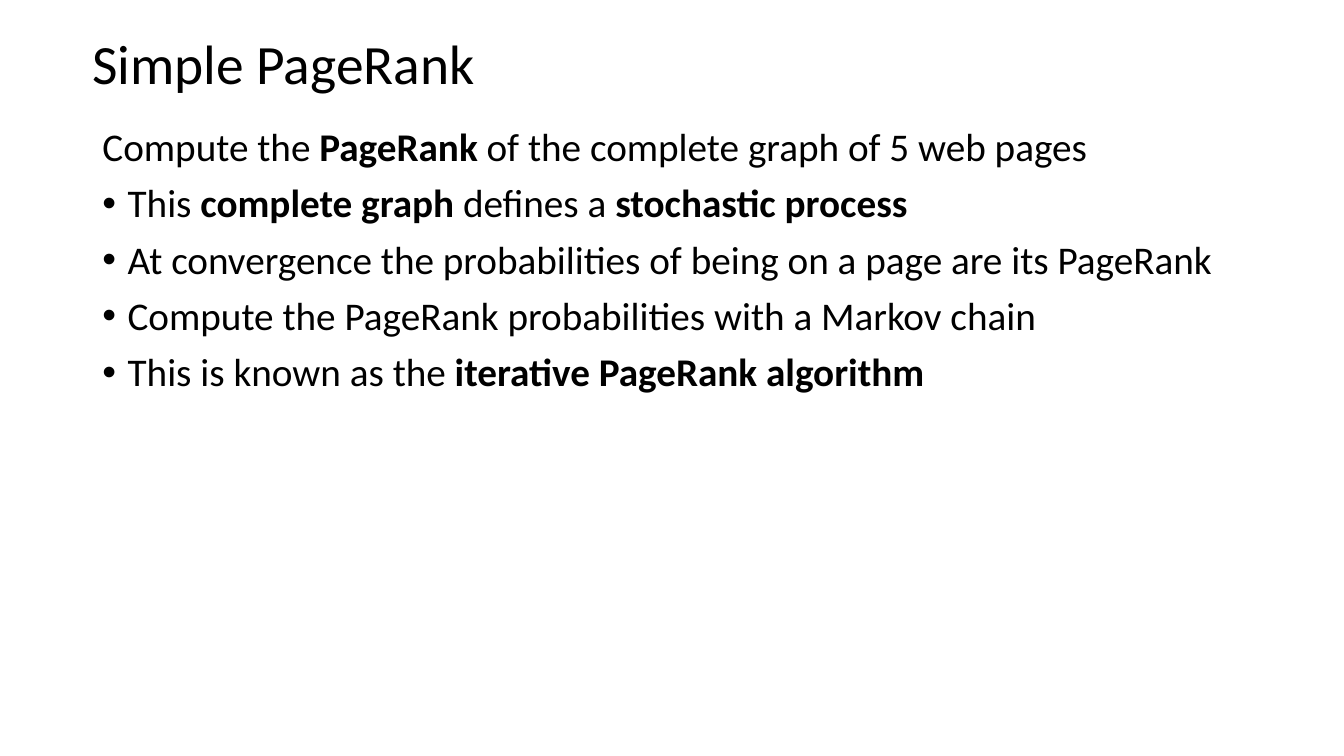
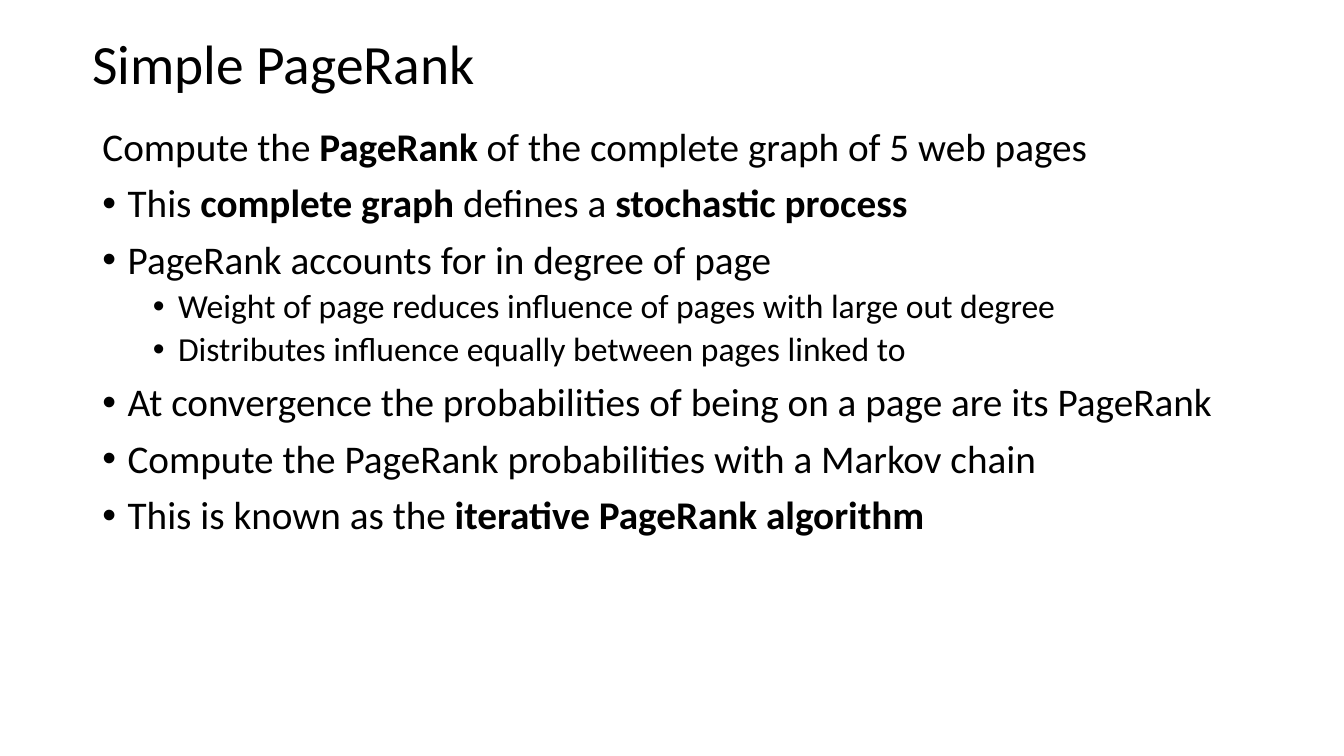
Before and after one commit to StephenElston/CSCI-E-108, a slide deck: slide 20 of slides/5_WebSearching.pptx (slide 18 before the commit). Drawn at 1344x756 pixels with LibreOffice and Linux fonts; fonts in the diff are those of the drawing. Boxes give left, top, right and bottom in pixels: in the first picture for what was removed or moved away, otherwise in the second. Text is boxed around its words. In the diff, an @@ line names an element or a change of style, - is before the commit and + after.

```diff
--- a/slides/5_WebSearching.pptx
+++ b/slides/5_WebSearching.pptx
@@ text at (128,246,1055,367): paragraphs added @@
+• PageRank accounts for in degree of page
+  • Weight of page reduces influence of pages with large out degree
+  • Distributes influence equally between pages linked to
```
Also in this commit, not shown: 1 other slide changed, 8 slides added, 1 slide removed.
